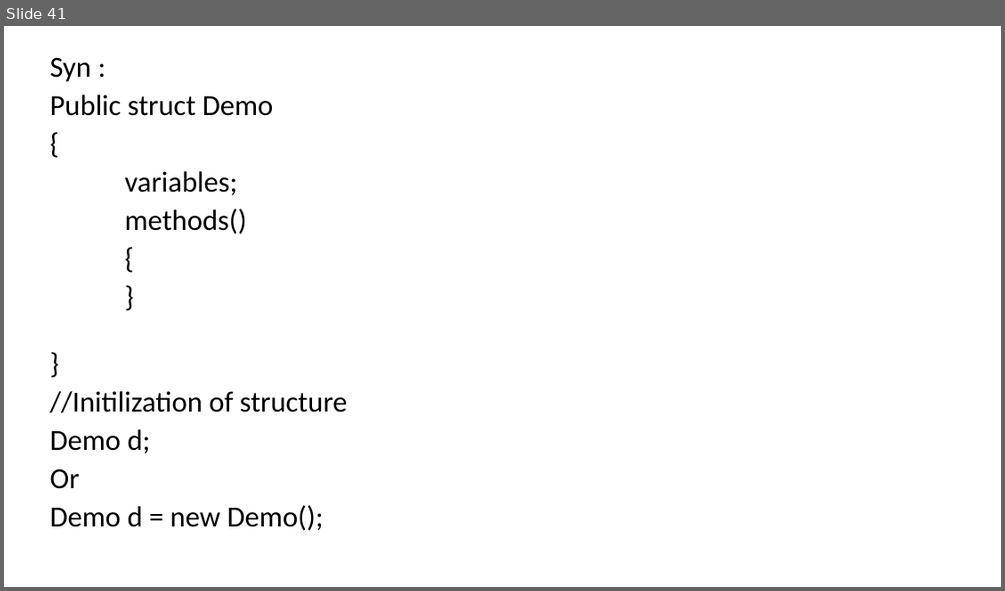
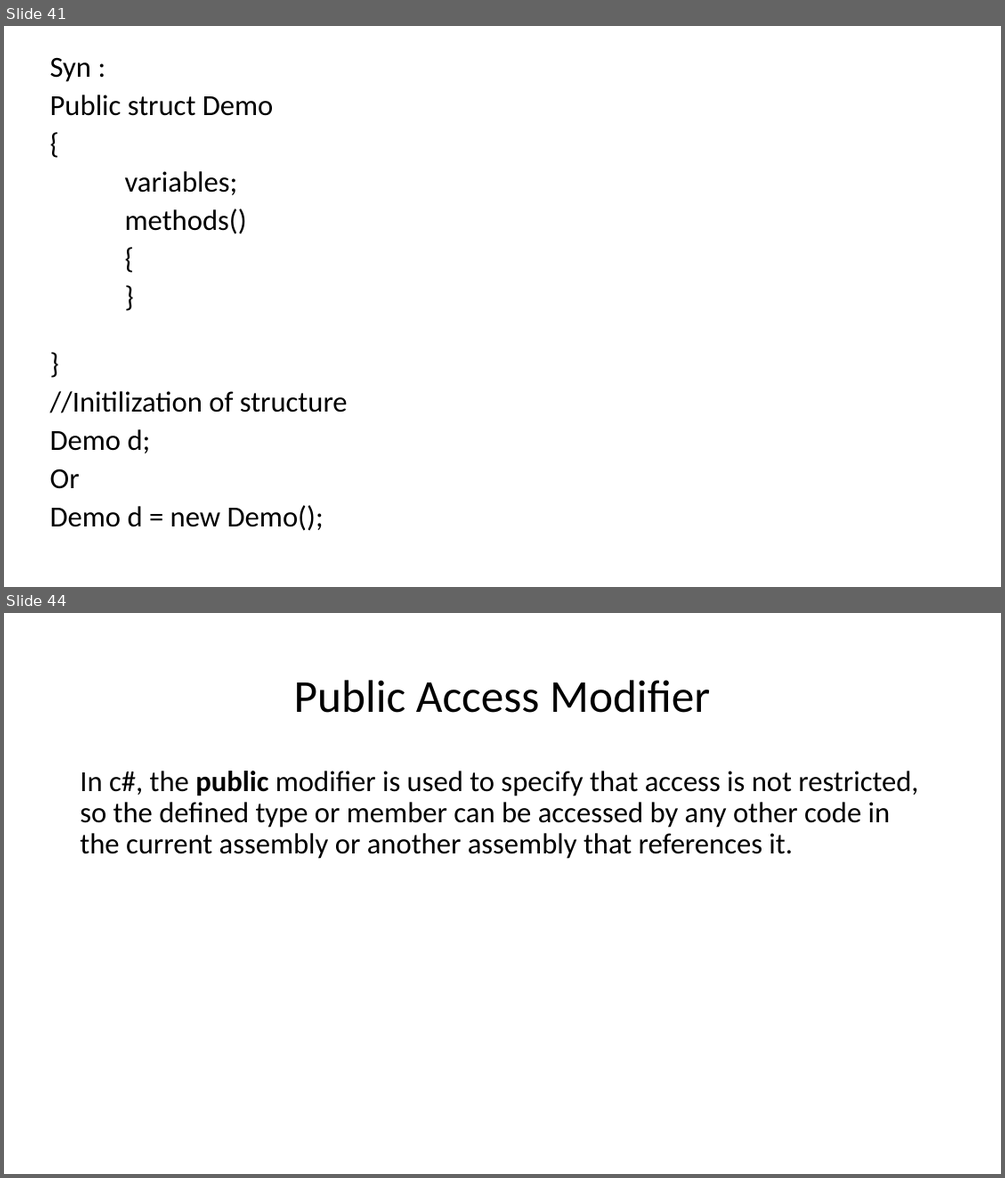
Before and after one commit to MadhuSudhan-Gangumolu/ppt, a slide deck: c#.pptx. Shown one above the other, each under a label of ours: slide 41 before the commit, slides 41 and 44 after it; the slides between them are not shown. The pictures are 1005x591 and 1005x1178 pixels, drawn with LibreOffice and Linux fonts; fonts in the diff are those of the drawing. Boxes give left, top, right and bottom in pixels: in the first picture for what was removed or moved away, otherwise in the second. Text is boxed around its words. In the diff, an @@ line names an element or a change of style, - is before the commit and + after.

```diff
--- a/c#.pptx
+++ b/c#.pptx
@@ slide 44 added at bbox=[4, 613, 1001, 1174], background #FFFFFF @@
@@ title added at bbox=[294, 680, 710, 713], 44 pt, text #000000 @@
+Public Access Modifier
@@ text added at bbox=[80, 771, 918, 859], 28 pt, text #000000 @@
+In c#, the public modifier is used to specify that access is not restricted, so the defined type or member can be accessed by any other code in the current assembly or another assembly that references it.
```
Also in this commit, not shown: 28 other slides added, 1 other file.
